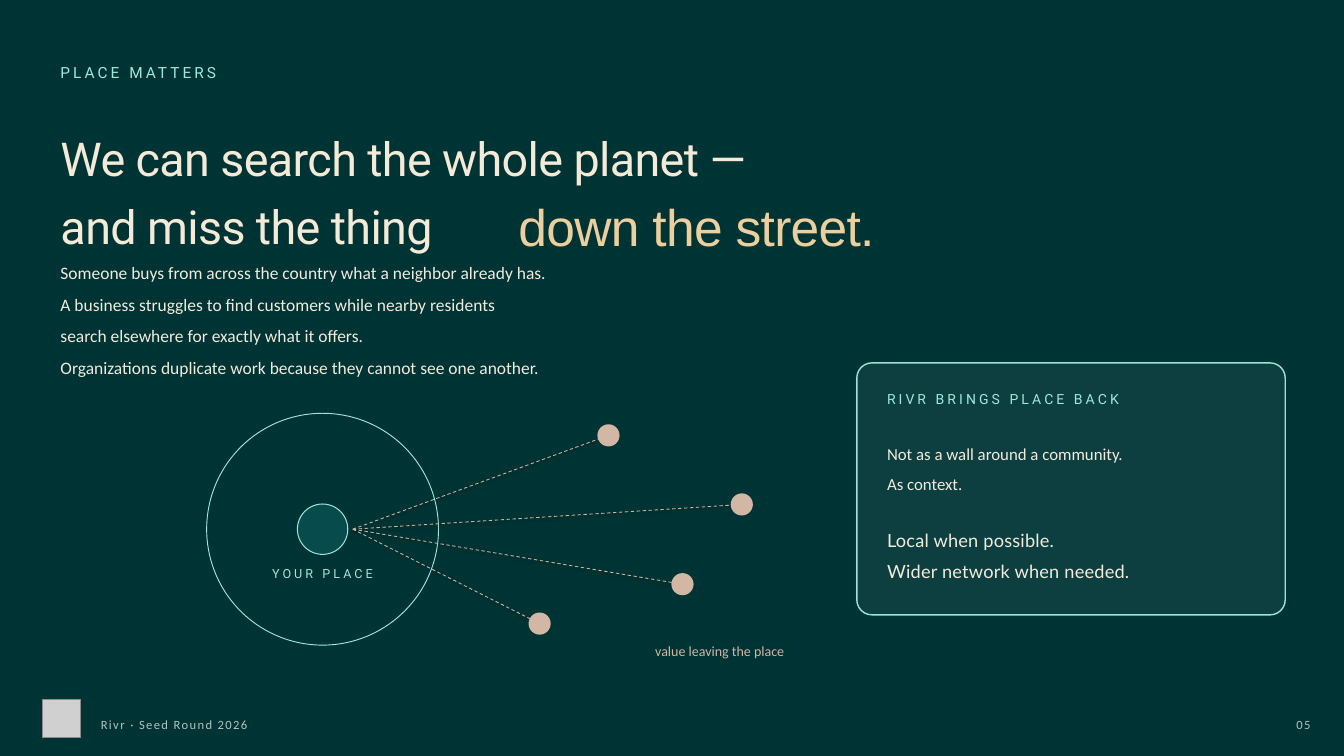
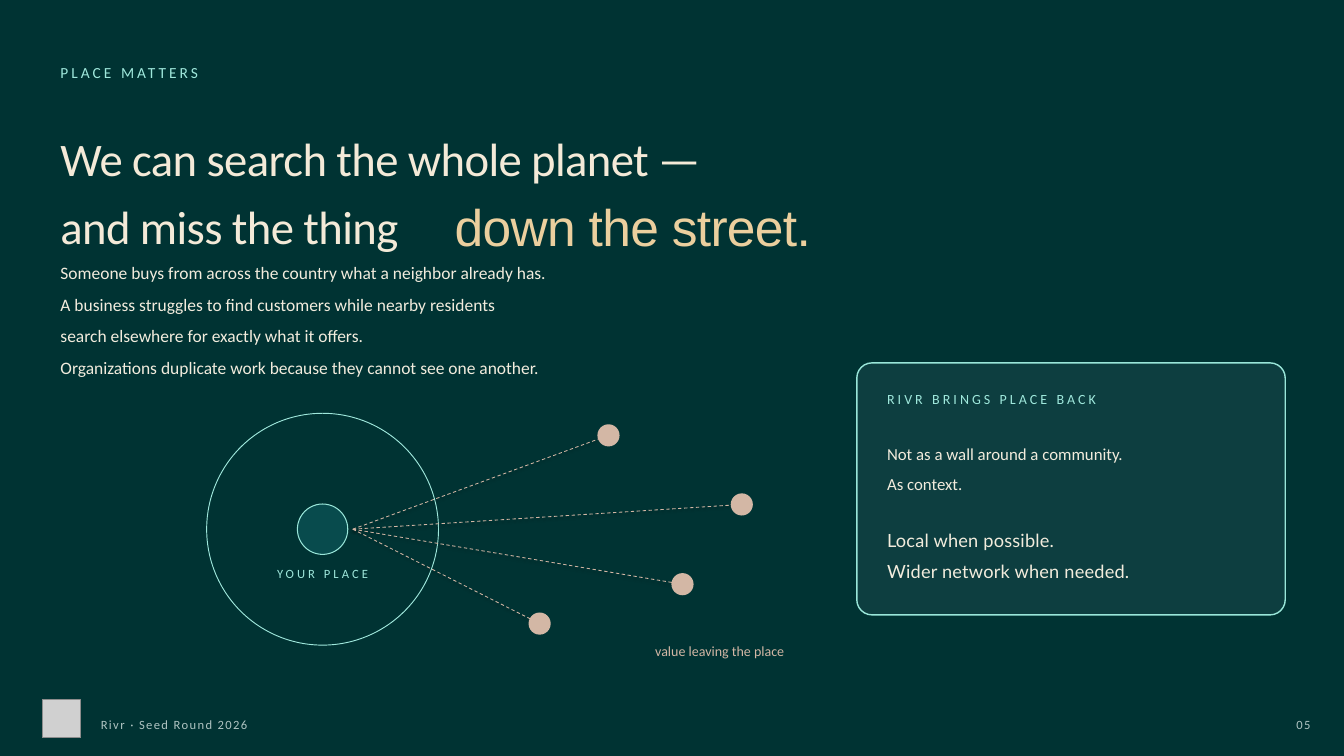
Before and after one commit to rivr-social/rivr-website, a slide deck: slide 6 of draft/assets/rivr-deck-v9-import.pptx. Drawn at 1344x756 pixels with LibreOffice and Linux fonts; fonts in the diff are those of the drawing; grey boxes stand for pictures; background and template pictures are left out. Boxes give left, top, right and bottom in pixels: in the first picture for what was removed or moved away, otherwise in the second. Text is boxed around its words. In the diff, an @@ line names an element or a change of style, - is before the commit and + after.

Commit message:
chore: restage deck v9 (canva-safe fonts)

```diff
--- a/draft/assets/rivr-deck-v9-import.pptx
+++ b/draft/assets/rivr-deck-v9-import.pptx
@@ font Roboto to Calibri in 5 elements at <box>60,60,1290,89</box>, <box>277,570,368,578</box>, <box>887,395,1096,404</box>, <box>60,211,398,252</box>, <box>60,143,649,184</box> @@
@@ text "down the street.": place and size @@
-text "down the street." at <box>518,208,875,247</box>
+text "down the street." at <box>455,208,811,247</box>
```
Also in this commit, not shown: 51 other slides changed.
